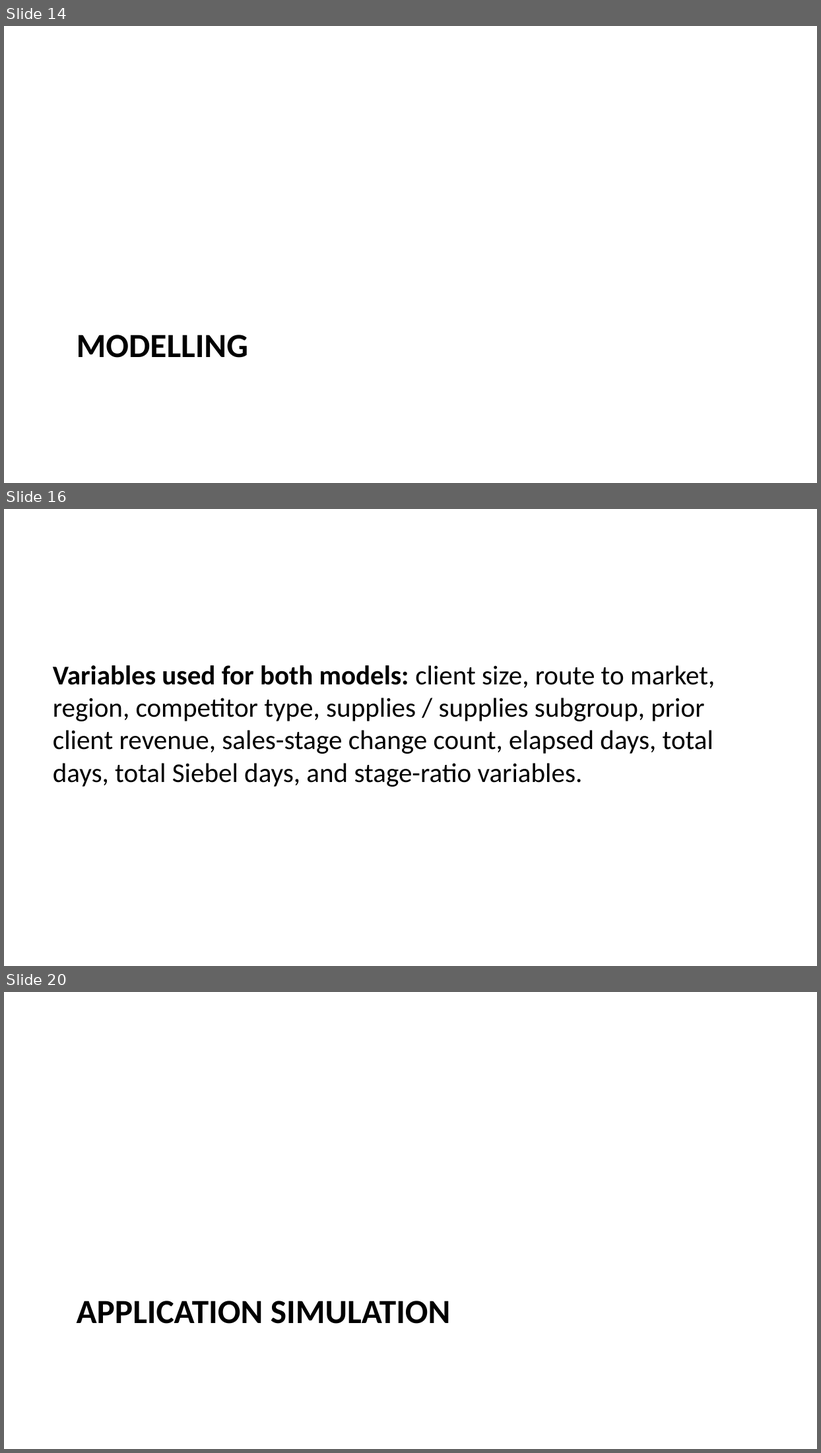
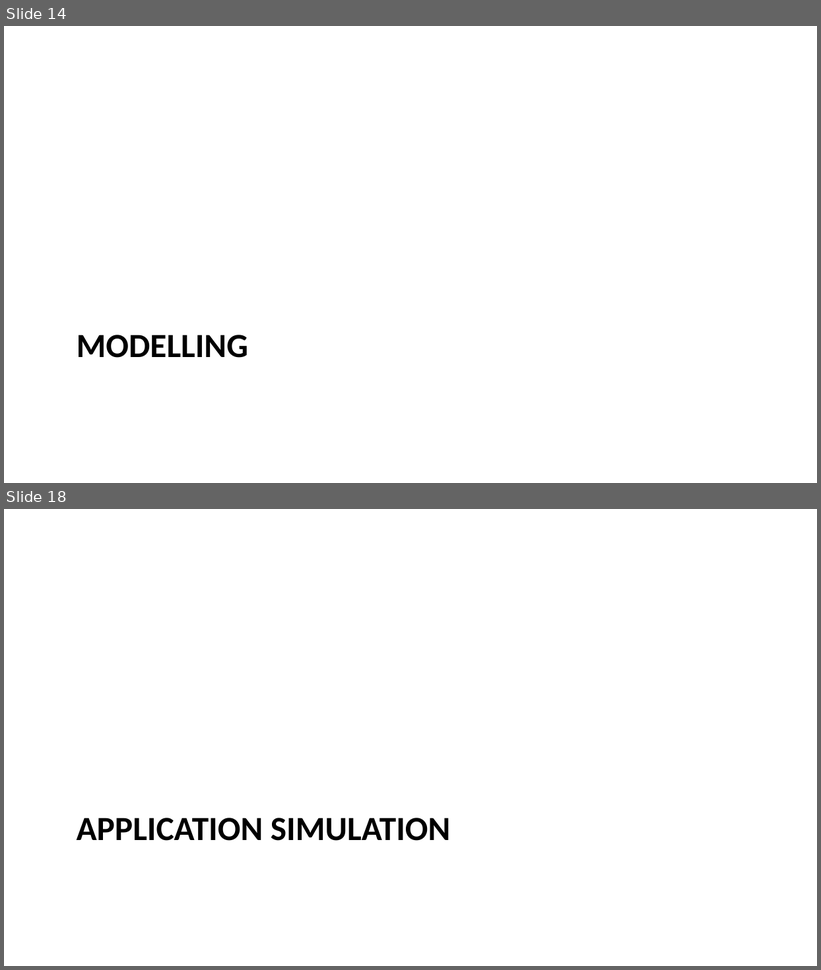
Before and after one commit to mrbungie/mib_cars_analysis, a slide deck: slidedeck/presentation.pptx. Shown one above the other, each under a label of ours: slides 14, 16 and 20 before the commit, slides 14 and 18 after it; the slides between them are not shown. The pictures are 821x1453 and 821x970 pixels, drawn with LibreOffice and Linux fonts; fonts in the diff are those of the drawing. Boxes give left, top, right and bottom in pixels: in the first picture for what was removed or moved away, otherwise in the second. Text is boxed around its words. In the diff, an @@ line names an element or a change of style, - is before the commit and + after.

```diff
--- a/slidedeck/presentation.pptx
+++ b/slidedeck/presentation.pptx
@@ slide 16 removed at (x1=4, y1=509, x2=817, y2=966), background #FFFFFF @@
@@ text removed at (x1=53, y1=665, x2=715, y2=787) @@
-Variables used for both models: client size, route to market, region, competitor type, supplies / supplies subgroup, prior client revenue, sales-stage change count, elapsed days, total days, total Siebel days, and stage-ratio variables.
@@ what was slide 20 is now slide 18 @@
```
Also in this commit, not shown: 10 slides changed, 10 slides added, 3 other slides removed, 6 other files.
